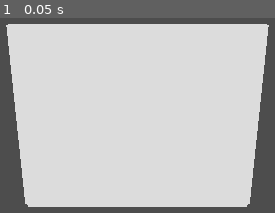
Above: before the commit, frame 1.
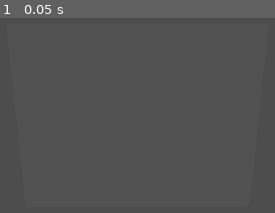
Above: after the commit, the same moment.

Repository: jac192133/Ecobana
Game: Godot game, scene res://scenes/tank.tscn
Same seed, same stepped clock (60 frames per second), same inputs: the game is played once before the commit and once after it.
Inputs:
- Up to frame 1 (0.05 s): no input

The runs differ from the first frame. In frame 1, 83% of the frame differs, in the area x 2-98%, y 3-97%.

Commit message:
added transparency, but no panel outline/edges

Diff:
--- a/ecobana3d/materials/glass_material.tres
+++ b/ecobana3d/materials/glass_material.tres
@@ -2,5 +2,6 @@
 
 [resource]
 transparency = 1
+albedo_color = Color(0.627451, 0.85098, 1, 0)
 refraction_enabled = true
 refraction_scale = 0.1
